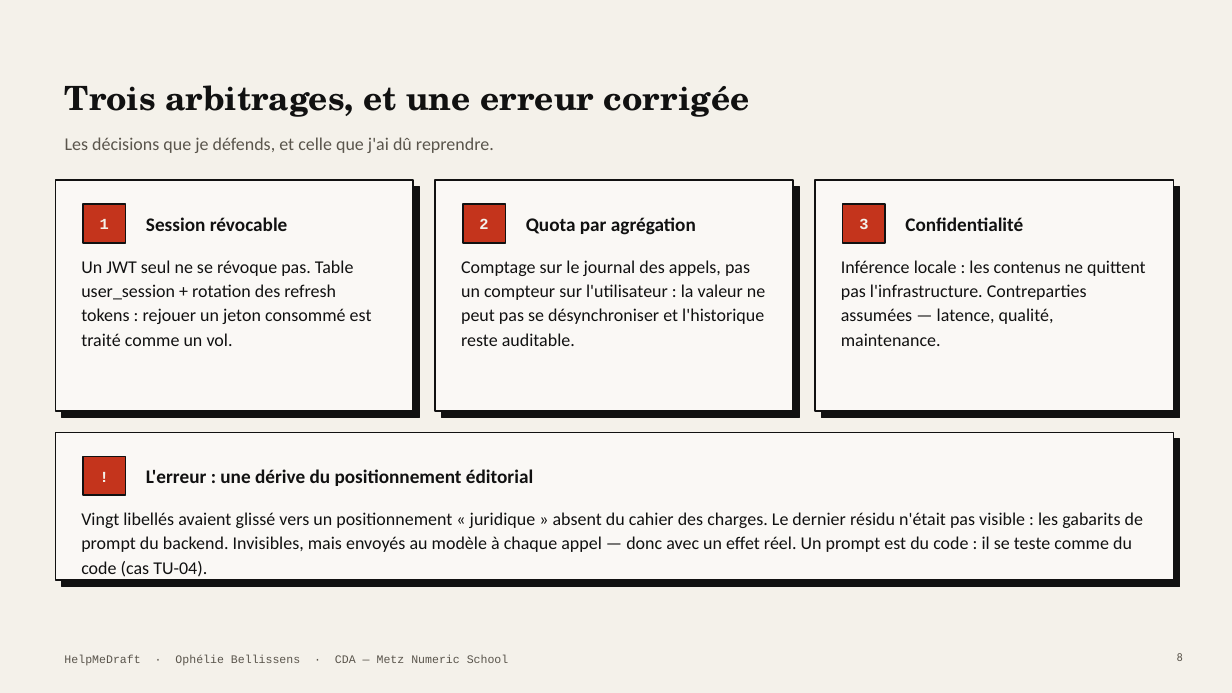
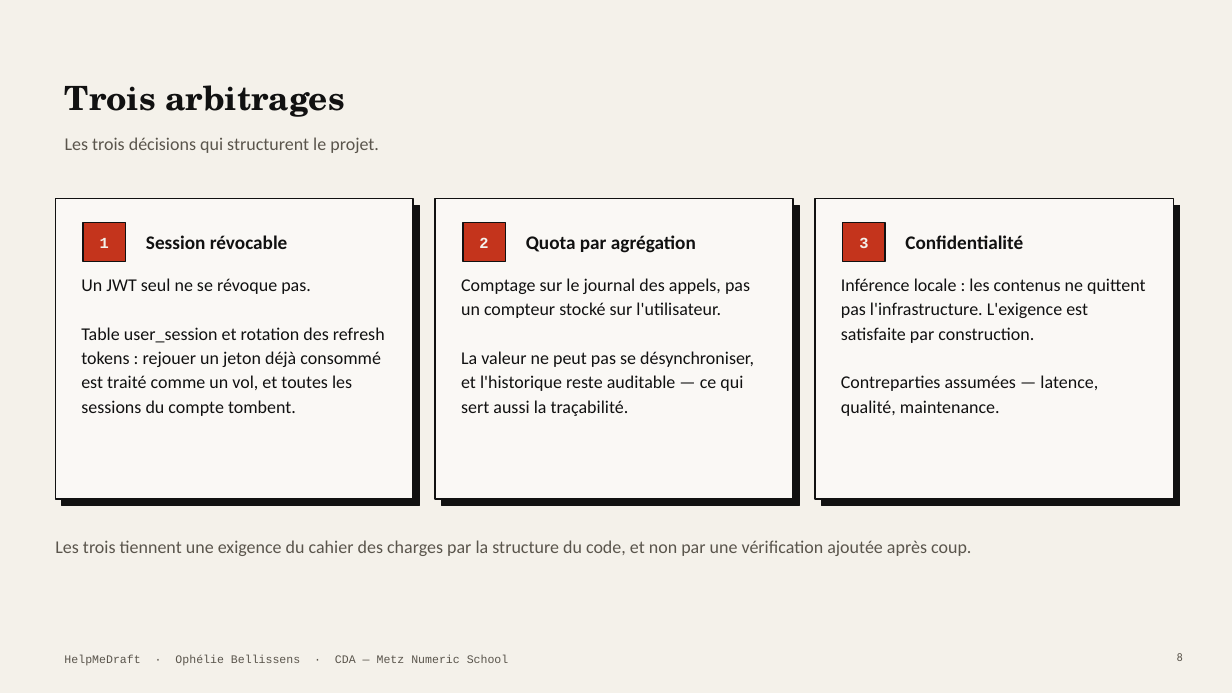
Before and after one commit to Equinoxya/HelpMeDraft---projet-fil-rouge, a slide deck: slide 8 of docs/Soutenance-HelpMeDraft.pptx. Drawn at 1232x693 pixels with LibreOffice and Linux fonts; fonts in the diff are those of the drawing. Boxes give left, top, right and bottom in pixels: in the first picture for what was removed or moved away, otherwise in the second. Text is boxed around its words. In the diff, an @@ line names an element or a change of style, - is before the commit and + after.

```diff
--- a/docs/Soutenance-HelpMeDraft.pptx
+++ b/docs/Soutenance-HelpMeDraft.pptx
@@ title at [65,85,345,117]: text changed @@
-Trois arbitrages, et une erreur corrigée
+Trois arbitrages
@@ text at [65,137,379,153]: text changed @@
-Les décisions que je défends, et celle que j'ai dû reprendre.
+Les trois décisions qui structurent le projet.
@@ rectangle: place and size @@
-rectangle at [55,180,413,411]
+rectangle at [55,199,413,499]
@@ rectangle: place and size @@
-rectangle at [62,187,420,418]
+rectangle at [62,205,420,506]
@@ rectangle: place and size @@
-rectangle at [435,180,793,411]
+rectangle at [435,199,793,499]
@@ rectangle: place and size @@
-rectangle at [442,187,799,418]
+rectangle at [442,205,799,506]
@@ rectangle: place and size @@
-rectangle at [815,180,1174,411]
+rectangle at [815,199,1174,499]
@@ rectangle: place and size @@
-rectangle at [822,187,1180,418]
+rectangle at [822,205,1180,506]
@@ 6 texts, 3 rectangles: place and size @@
-6 texts, 3 rectangles at [83,204,1023,243]
+6 texts, 3 rectangles at [83,223,1023,262]
@@ text at [81,278,385,416]: text changed @@
-Un JWT seul ne se révoque pas. Table user_session + rotation des refresh tokens : rejouer un jeton consommé est traité comme un vol.
+Un JWT seul ne se révoque pas.
+Table user_session et rotation des refresh tokens : rejouer un jeton déjà consommé est traité comme un vol, et toutes les sessions du compte tombent.
@@ text at [461,278,754,416]: text changed @@
-Comptage sur le journal des appels, pas un compteur sur l'utilisateur : la valeur ne peut pas se désynchroniser et l'historique reste auditable.
+Comptage sur le journal des appels, pas un compteur stocké sur l'utilisateur.
+La valeur ne peut pas se désynchroniser, et l'historique reste auditable — ce qui sert aussi la traçabilité.
@@ text at [841,278,1146,416]: text changed @@
-Inférence locale : les contenus ne quittent pas l'infrastructure. Contreparties assumées — latence, qualité, maintenance.
+Inférence locale : les contenus ne quittent pas l'infrastructure. L'exigence est satisfaite par construction.
+Contreparties assumées — latence, qualité, maintenance.
@@ rectangle removed at [55,433,1174,580] @@
@@ rectangle removed at [62,439,1180,587] @@
@@ rectangle removed at [83,457,126,495] @@
@@ text removed at [83,457,126,495] @@
-!
@@ text removed at [146,469,533,486] @@
-L'erreur : une dérive du positionnement éditorial
@@ text removed at [81,512,1143,552] @@
-Vingt libellés avaient glissé vers un positionnement « juridique » absent du cahier des charges. Le dernier résidu n'était pas visible : les gabarits de prompt du backend. Invisibles, mais envoyés au modèle à chaque appel — donc avec un effet réel. Un prompt est du code : il se teste comme du code (cas TU-04).
@@ text added at [55,540,971,556], 14 pt, text #5A554C @@
+Les trois tiennent une exigence du cahier des charges par la structure du code, et non par une vérification ajoutée après coup.
```
Also in this commit, not shown: 5 other slides changed, 1 slide added, 1 slide removed, 17 other files.
